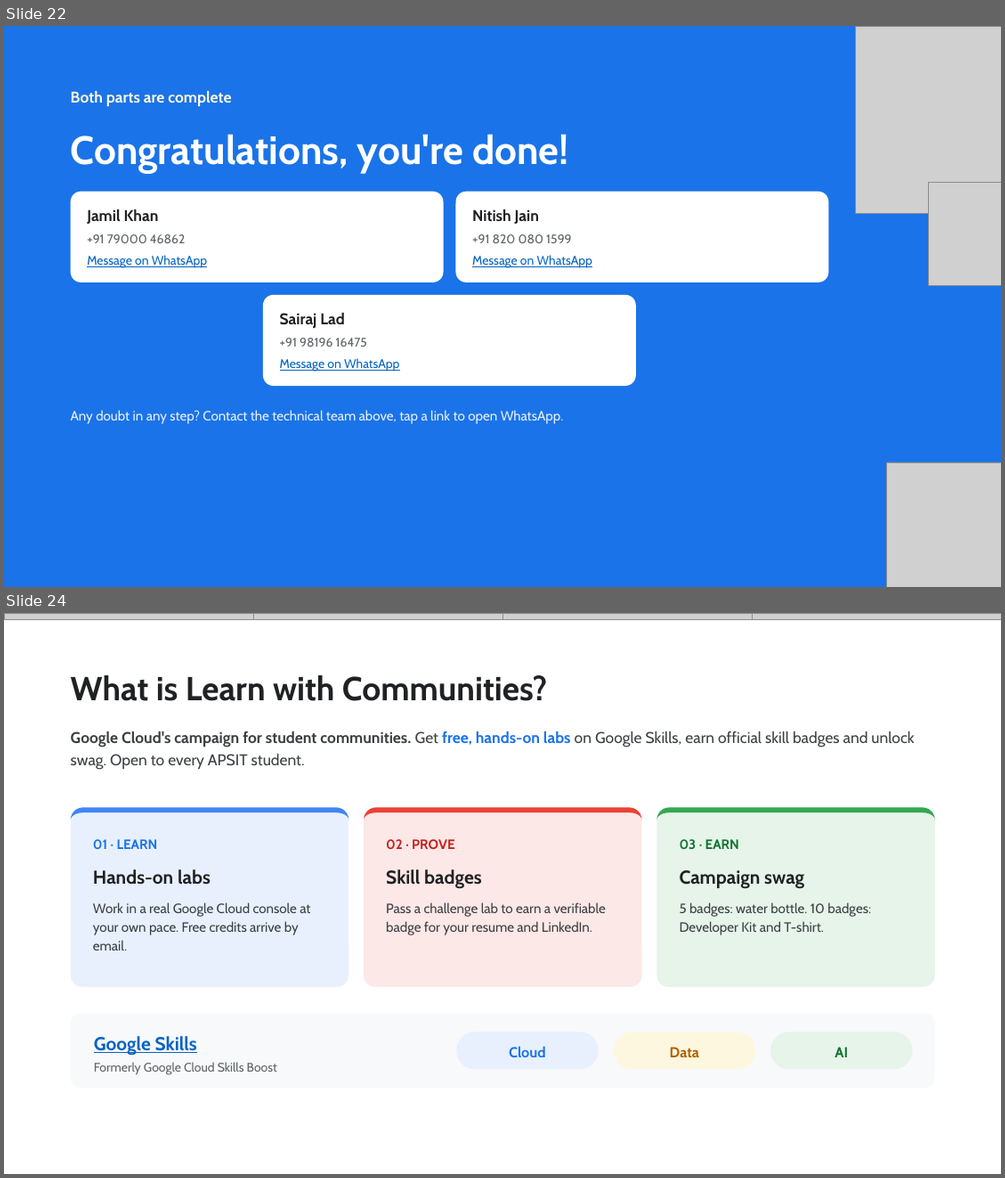
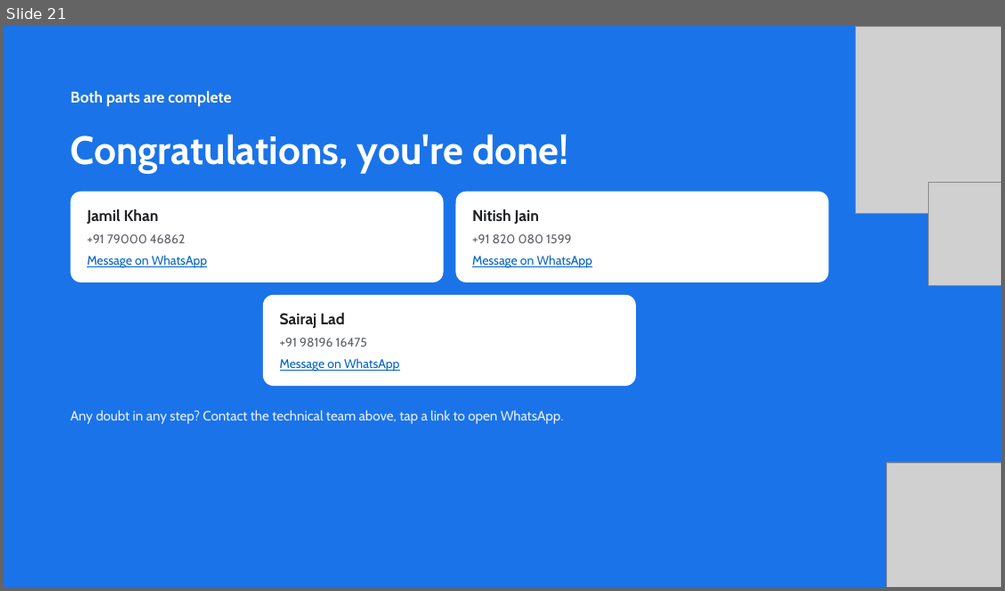
Before and after one commit to Viverun/Realism_Grade, a slide deck: Skill_Boost_Registration_Guide.pptx. Shown one above the other, each under a label of ours: slides 22 and 24 before the commit, slide 21 after it; the slides between them are not shown. The pictures are 1005x1178 and 1005x591 pixels, drawn with LibreOffice and Linux fonts; fonts in the diff are those of the drawing; grey boxes stand for pictures. Boxes give left, top, right and bottom in pixels: in the first picture for what was removed or moved away, otherwise in the second. Text is boxed around its words. In the diff, an @@ line names an element or a change of style, - is before the commit and + after.

```diff
--- a/Skill_Boost_Registration_Guide.pptx
+++ b/Skill_Boost_Registration_Guide.pptx
@@ slide 24 removed at [4,613,1001,1174], background #FFFFFF @@
@@ picture removed at [4,613,253,619] @@
@@ picture removed at [253,613,502,619] @@
@@ picture removed at [502,613,752,619] @@
@@ picture removed at [752,613,1001,619] @@
@@ title removed at [71,675,547,701] @@
-What is Learn with Communities?
@@ text removed at [71,731,914,770] @@
-Google Cloud's campaign for student communities. Get free, hands-on labs on Google Skills, earn official skill badges and unlock swag. Open to every APSIT student.
@@ rounded rectangle removed at [71,807,348,987] @@
@@ freeform shape removed at [71,807,348,987] @@
@@ rounded rectangle removed at [364,807,642,987] @@
@@ freeform shape removed at [364,807,642,987] @@
@@ rounded rectangle removed at [657,807,935,987] @@
@@ freeform shape removed at [657,807,935,987] @@
@@ text removed at [93,839,158,849] @@
-01 · LEARN
@@ text removed at [386,839,454,849] @@
-02 · PROVE
@@ text removed at [680,839,739,849] @@
-03 · EARN
@@ text removed at [93,869,210,884] @@
-Hands-on labs
@@ text removed at [386,869,482,889] @@
-Skill badges
@@ text removed at [680,870,804,889] @@
-Campaign swag
@@ text removed at [93,902,310,950] @@
-Work in a real Google Cloud console at your own pace. Free credits arrive by email.
@@ text removed at [386,902,606,934] @@
-Pass a challenge lab to earn a verifiable badge for your resume and LinkedIn.
@@ text removed at [680,902,871,934] @@
-5 badges: water bottle. 10 badges: Developer Kit and T-shirt.
@@ rounded rectangle removed at [71,1013,935,1088] @@
@@ text removed at [94,1036,197,1055] @@
-Google Skills
@@ rounded rectangle removed at [456,1032,599,1070] @@
@@ rounded rectangle removed at [614,1032,755,1070] @@
@@ rounded rectangle removed at [770,1032,913,1070] @@
@@ text removed at [94,1062,277,1075] @@
-Formerly Google Cloud Skills Boost
@@ text removed at [509,1046,546,1057] @@
-Cloud
@@ text removed at [670,1046,699,1057] @@
-Data
@@ text removed at [834,1046,848,1057] @@
-AI
@@ what was slide 22 is now slide 21 @@
```
Also in this commit, not shown: 1 slide changed, 8 other slides removed.
